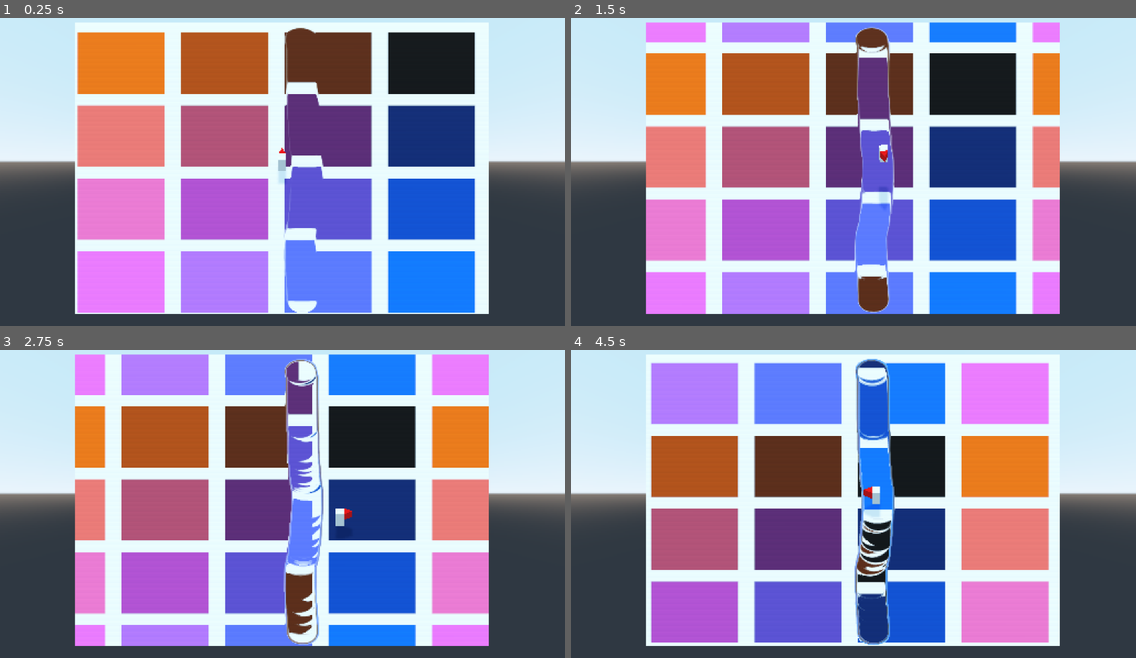
Above: before the commit, frames 1-4 (two rows, left to right).
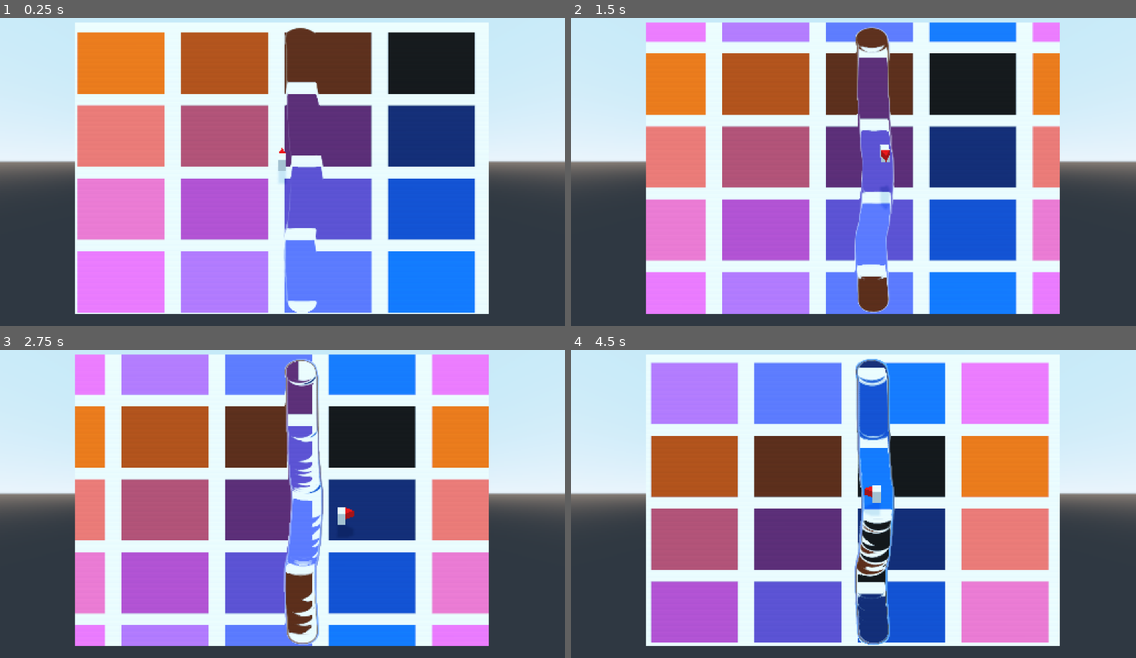
Above: after the commit, the same moments.

Repository: awkwardpolygons/cartographer
Game: Godot game, scene res://test.tscn
The game is run twice, just before and just after one commit, with the same random seed, the same clock (stepped at 60 frames per second) and the same inputs.
Inputs (mouse positions are in pixels of both pictures, inside the frame that each line leads up to):
- Up to frame 1 (0.25 s): no input
- Up to frame 2 (1.5 s): tap Enter at 0.5 s; move the mouse to (977, 144) at 0.52 s; hold D (move_right) 0.53-1.28 s; tap Backspace at 0.6, 1.35 s; click (977, 144) at 0.67 s; tap Space (move_jump) at 0.77 s; move the mouse to (740, 178) at 1.27 s; hold S (move_backward) from 1.28 s (still down)
- Up to frame 3 (2.75 s): tap Space (move_jump) at 1.52 s; move the mouse to (339, 420) at 2.02 s; release S (move_backward) at 2.03 s; hold D (move_right) from 2.03 s (still down); tap Backspace at 2.1 s
- Up to frame 4 (4.5 s): move the mouse to (825, 559) at 2.77 s; release D (move_right) at 2.78 s; hold W (move_forward) 2.78-3.53 s; tap Backspace at 2.85, 3.6, 4.35 s; click (825, 559) at 2.92 s; tap Space (move_jump) at 3.02, 3.77 s; move the mouse to (1023, 544) at 3.52 s; hold A (move_left) from 3.53 s (still down); move the mouse to (684, 442) at 4.27 s

The runs differ from the first frame. In frame 1, 0.1% of the frame differs, in the area x 13-84%, y 3-96%; in frame 2, 0.4%; in frame 3, 0.3%; in frame 4, 0.5%, in the area x 14-85%, y 2-95%.

Commit message:
Update project

Diff:
--- a/project.godot
+++ b/project.godot
@@ -22,12 +22,12 @@
 "base": "Resource",
 "class": "PaintBrush",
 "language": "GDScript",
-"path": "res://addons/cartographer/paint_brush_res.gd"
+"path": "res://addons/cartographer/texture_painter/paint_brush_res.gd"
 }, {
 "base": "Viewport",
 "class": "TexturePainter",
 "language": "GDScript",
-"path": "res://addons/cartographer/texture_painter.gd"
+"path": "res://addons/cartographer/texture_painter/texture_painter.gd"
 }, {
 "base": "VisualShaderNodeCustom",
 "class": "VisualShaderNodeCartoTerrain",
--- a/test.tscn
+++ b/test.tscn
@@ -30,6 +30,8 @@
 [sub_resource type="PlaneMesh" id=6]
 material = SubResource( 5 )
 size = Vector2( 100, 100 )
+subdivide_width = 32
+subdivide_depth = 32
 
 [sub_resource type="ShaderMaterial" id=7]
 shader = ExtResource( 1 )
